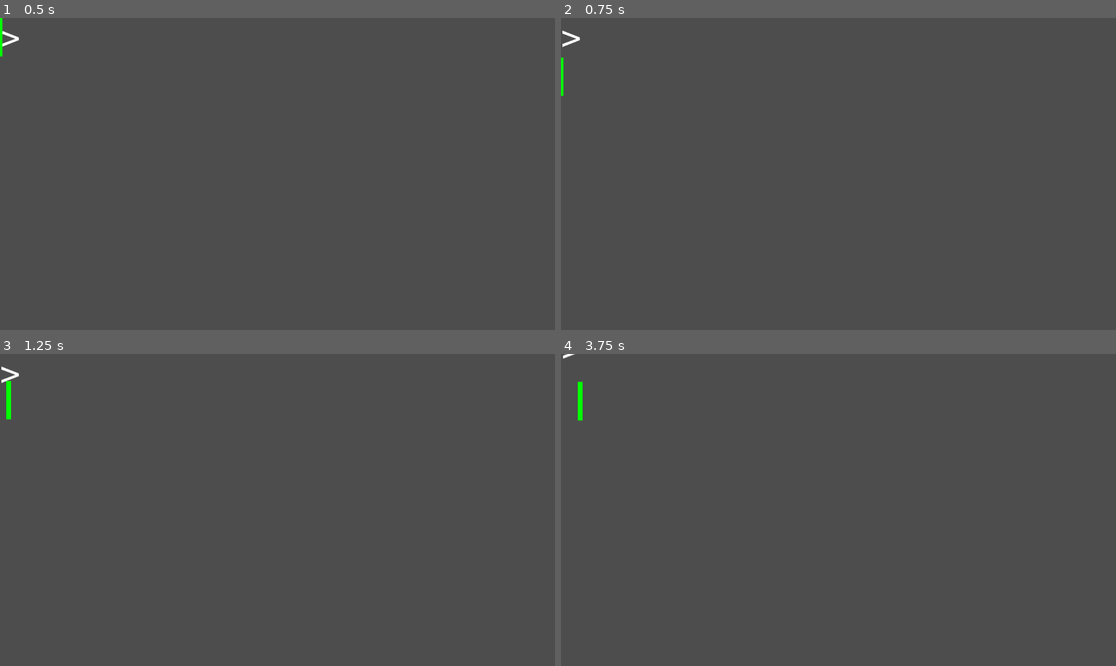
Above: before the commit, frames 1-4 (two rows, left to right).
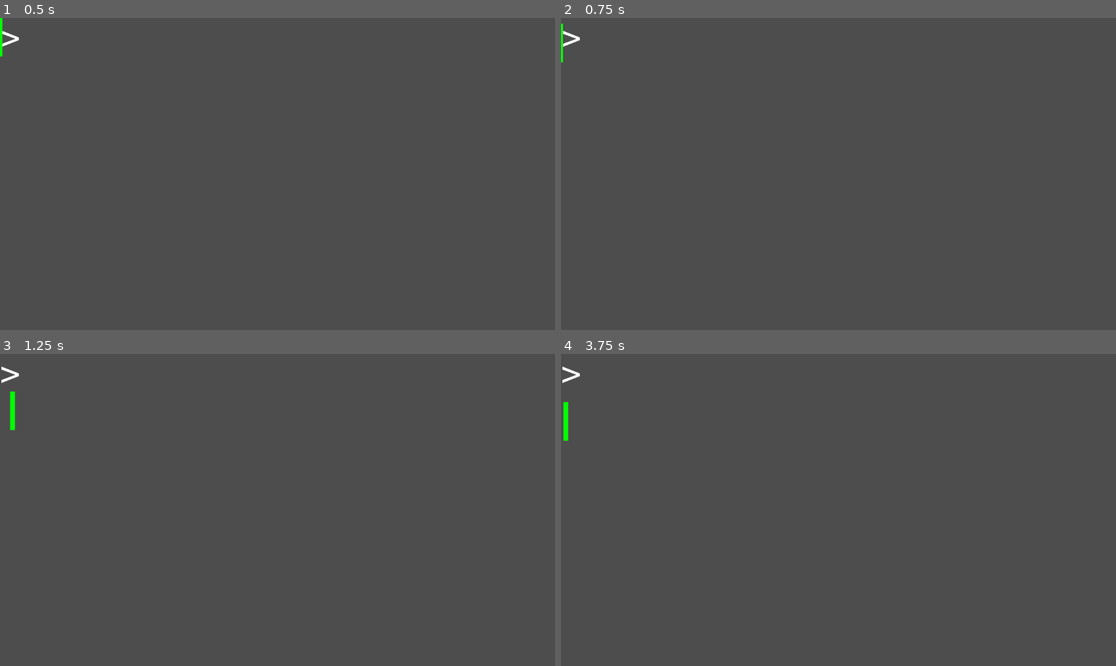
Above: after the commit, the same moments.

Repository: uprun/neon-lights-editor
Game: Godot game, scene res://scenes/canvas-ltd.tscn
The game is run twice, just before and just after one commit, with the same random seed, the same clock (stepped at 60 frames per second) and the same inputs.
Inputs (mouse positions are in pixels of both pictures, inside the frame that each line leads up to):
- Up to frame 1 (0.5 s): no input
- Up to frame 2 (0.75 s): tap Enter at 0.5 s; move the mouse to (960, 158) at 0.52 s; hold Right from 0.53 s (still down); tap Backspace at 0.6 s; click (960, 158) at 0.67 s
- Up to frame 3 (1.25 s): keep holding Right
- Up to frame 4 (3.75 s): tap Space at 1.25 s; move the mouse to (727, 525) at 1.27 s; release Right at 1.28 s; hold Down 1.28-2.03 s; tap Enter at 1.35, 2.75, 2.85 s; click (727, 525) at 1.42 s; move the mouse to (894, 441) at 2.02 s; hold Right 2.03-2.78 s; tap Backspace at 2.1, 3.6 s; click (894, 441) at 2.17 s; move the mouse to (810, 572) at 2.77 s; hold Up 2.78-3.53 s; click (810, 572) at 2.92 s; move the mouse to (1005, 556) at 3.52 s; hold Left from 3.53 s (still down); click (1005, 556) at 3.67 s

Frame 1 is identical in both runs. In frame 2, 0.1% of the frame differs, in the area x 0-1%, y 1-26%; in frame 3, 0.2%; in frame 4, 0.3%, in the area x 0-4%, y 0-28%.
Error in both runs: Attempt to call function 'get_further_side_position' in base 'null instance' on a null instance. (res://scenes/function-node.gd:46)

Commit message:
2024-12-09--23h11m48s

Diff:
--- a/scenes/caret.gd
+++ b/scenes/caret.gd
@@ -59,8 +59,8 @@
 		desired_locations.push_back(copy_x)
 		desired_locations.push_back(copy_y)
 	else:
+		desired_locations.push_back(copy_y)
 		desired_locations.push_back(copy_x)
-		desired_locations.push_back(copy_y)
 
 	$"Rocket-engine".update_position(desired_locations.pop_front())
 
